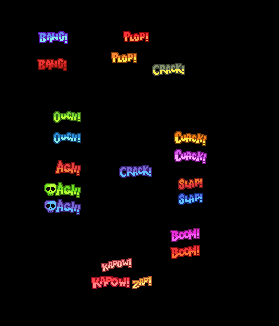
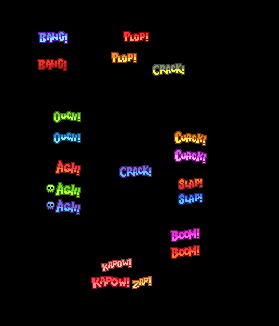
The second 279x326 image is a revision of the first. Changes to its layers:
painted on "Skull" (1st of 2, in "ComicText_AghGreen.png") over bbox(44, 183, 57, 196)
painted on "Skull" (2nd of 2, in "ComicText_AghPurple.png") over bbox(44, 200, 57, 213)
